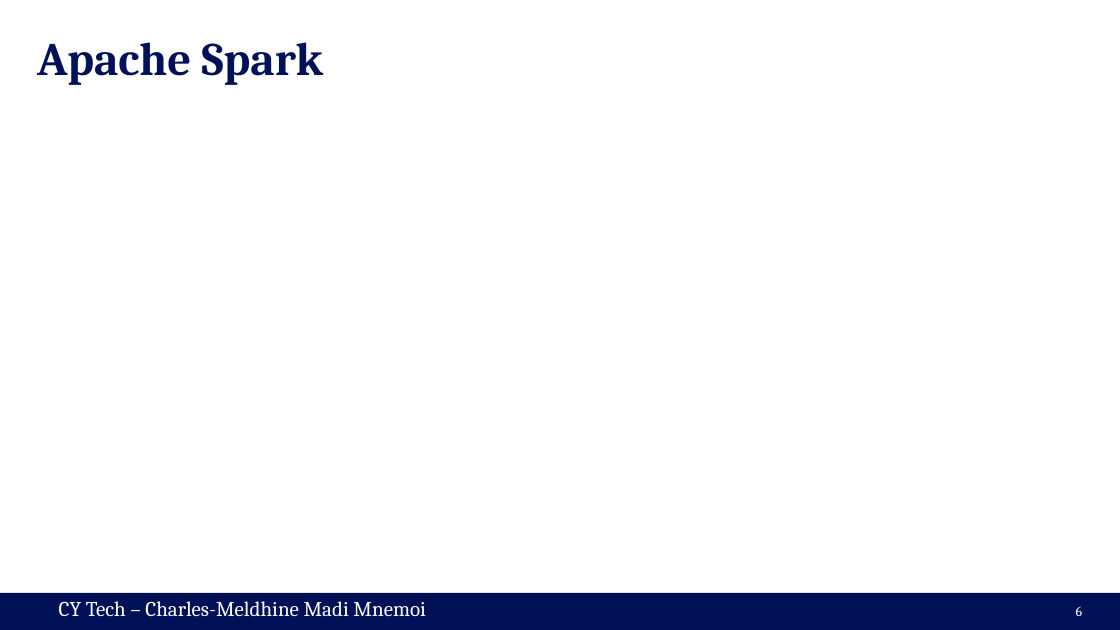
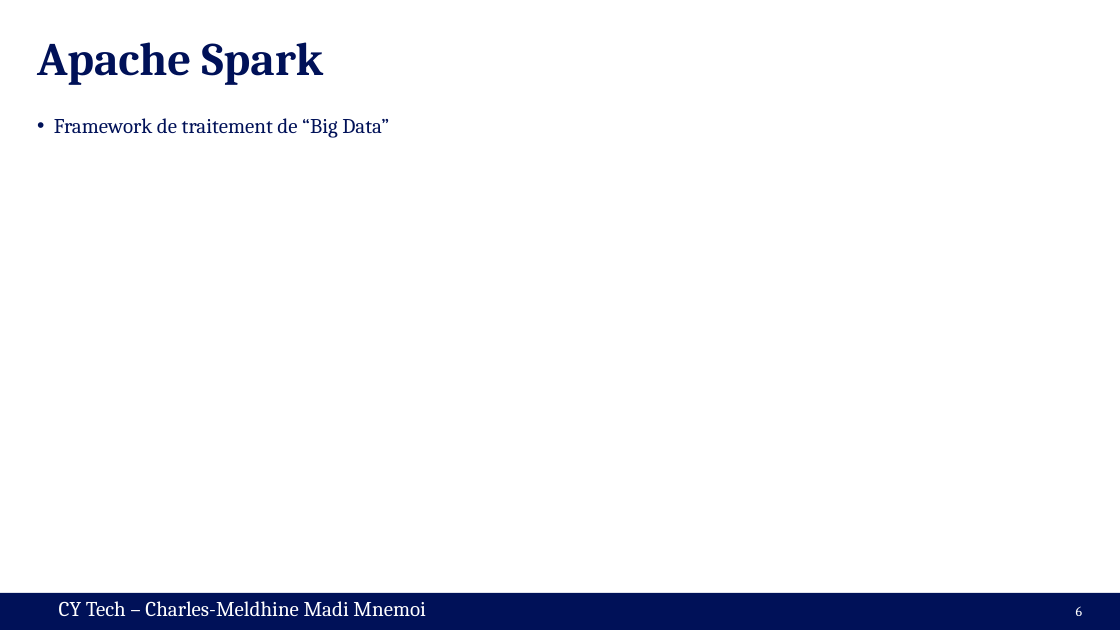
Before and after one commit to cmnemoi/cytech_sparks, a slide deck: slide 6 of presentation.pptx. Drawn at 1120x630 pixels with LibreOffice and Linux fonts; fonts in the diff are those of the drawing. Boxes give left, top, right and bottom in pixels: in the first picture for what was removed or moved away, otherwise in the second. Text is boxed around its words. In the diff, an @@ line names an element or a change of style, - is before the commit and + after.

```diff
--- a/presentation.pptx
+++ b/presentation.pptx
@@ text added at [54, 118, 389, 138], 18 pt, text #001158 @@
+• Framework de traitement de “Big Data”
```
Also in this commit, not shown: 1 other slide changed, 2 slides added.
